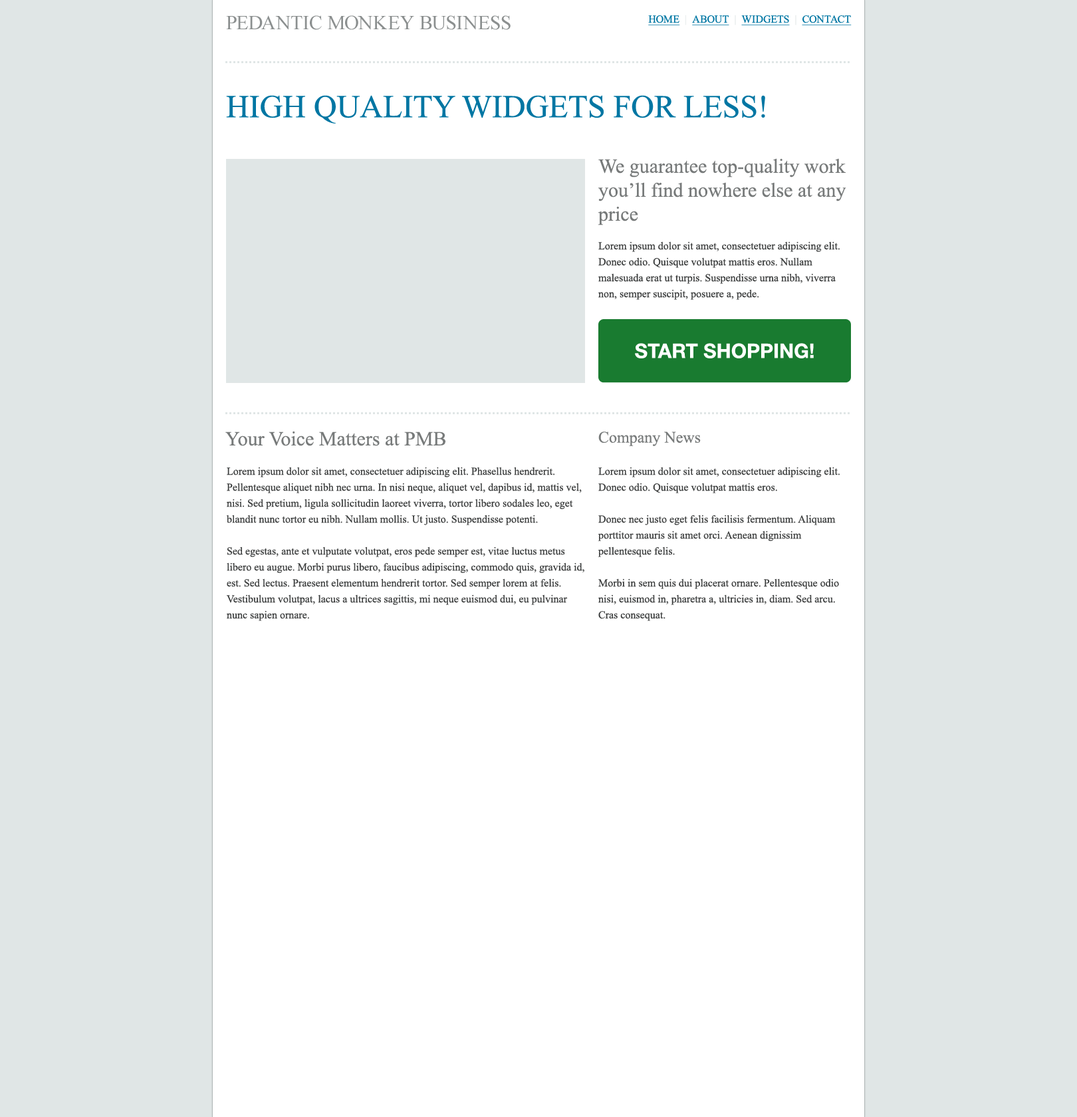
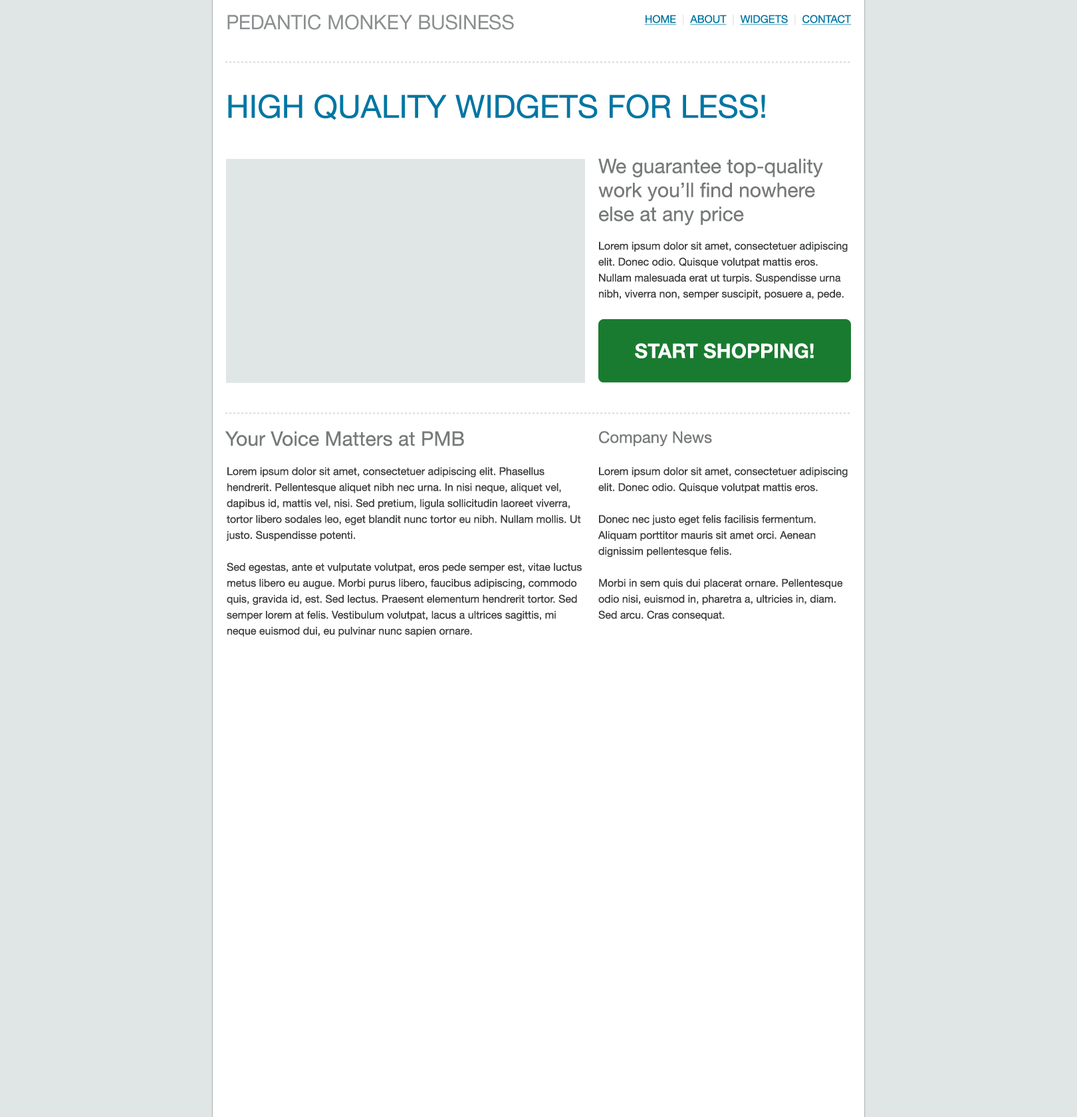
Comparing the layer stacks of the two 1077x1117 images. Changes:
painted on "Lorem ipsum dolor sit amet, consectetuer adipiscing elit. Donec" (1st of 2, in "Text") over [left=597, top=466, right=848, bottom=622]
painted on "Company News" over [left=598, top=430, right=713, bottom=447]
painted on "Lorem ipsum dolor sit amet, consectetuer adipiscing elit. Phase" over [left=226, top=466, right=585, bottom=638]
painted on "Your Voice Matters at PMB" over [left=225, top=430, right=465, bottom=447]
painted on "Lorem ipsum dolor sit amet, consectetuer adipiscing elit. Donec" (2nd of 2, in "Text") over [left=598, top=241, right=848, bottom=300]
painted on "We guarantee top-quality work you’ll find nowhere else at any p" over [left=597, top=158, right=847, bottom=226]
painted on "HIGH QUALITY WIDGETS FOR LESS!" over [left=226, top=94, right=766, bottom=124]
painted on "HOME | ABOUT | WIDGETS | CONTACT" over [left=644, top=13, right=852, bottom=26]
painted on "PEDANTIC MONKEY BUSINESS" over [left=226, top=14, right=515, bottom=30]
